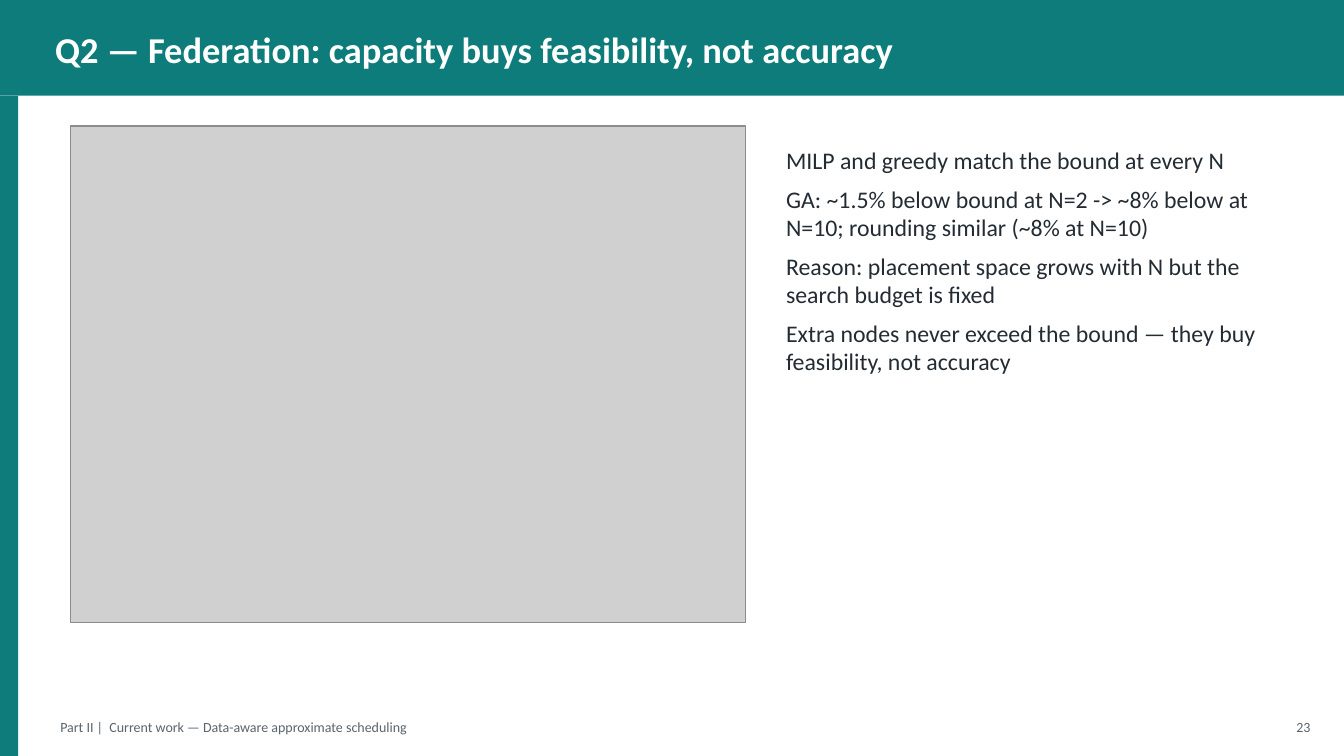
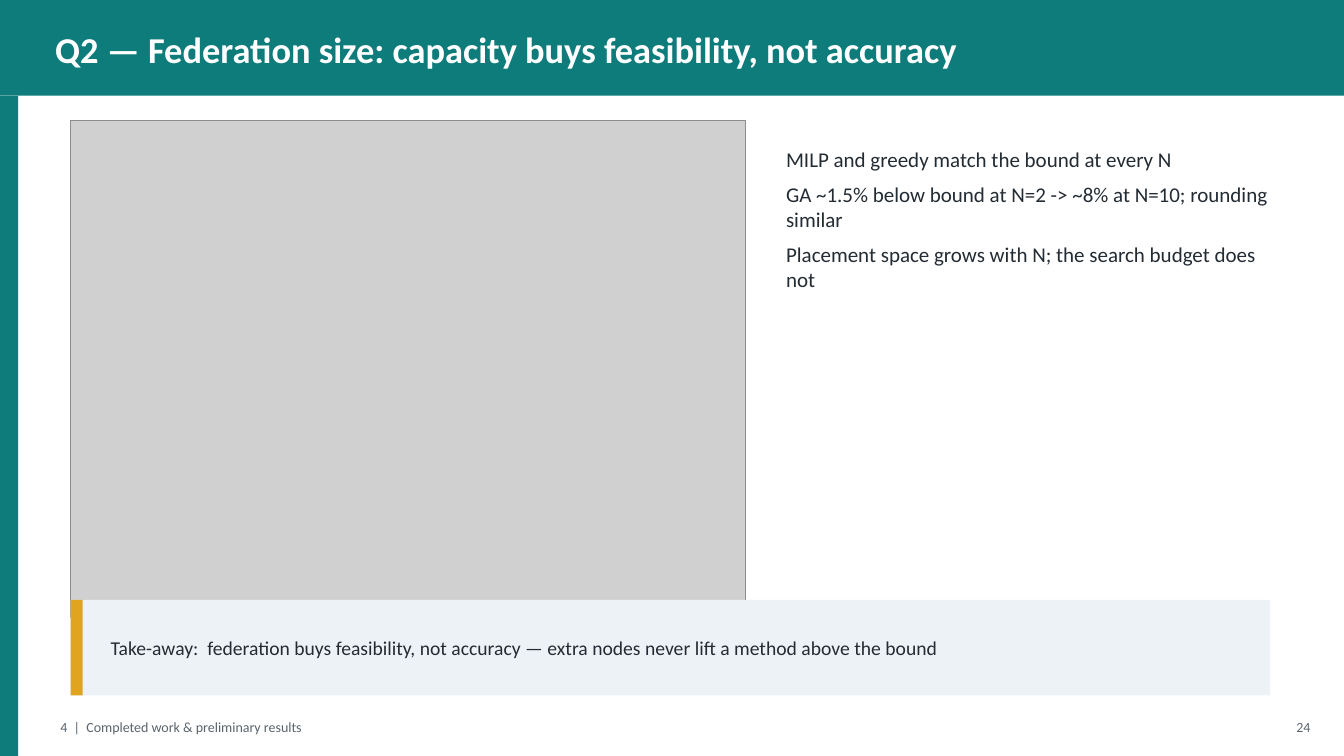
Before and after one commit to gayanigupta/data-aware-scheduling, a slide deck: slide 25 of slides/data-aware-scheduling.pptx (slide 24 before the commit). Drawn at 1344x756 pixels with LibreOffice and Linux fonts; fonts in the diff are those of the drawing; grey boxes stand for pictures. Boxes give left, top, right and bottom in pixels: in the first picture for what was removed or moved away, otherwise in the second. Text is boxed around its words. In the diff, an @@ line names an element or a change of style, - is before the commit and + after.

```diff
--- a/slides/data-aware-scheduling.pptx
+++ b/slides/data-aware-scheduling.pptx
@@ text at box(55, 37, 957, 69): text changed @@
-Q2 — Federation: capacity buys feasibility, not accuracy
+Q2 — Federation size: capacity buys feasibility, not accuracy
@@ picture: place and size @@
-picture at box(71, 126, 746, 623)
+picture at box(71, 121, 746, 618)
@@ text at box(786, 152, 1172, 171): size 17 to 15 pt in "MILP and greedy match the bound at ..." @@
@@ text at box(786, 187, 1267, 287): text changed; size 17 to 15 pt @@
-GA: ~1.5% below bound at N=2 -> ~8% below at N=10; rounding similar (~8% at N=10)
-Reason: placement space grows with N but the search budget is fixed
-Extra nodes never exceed the bound — they buy feasibility, not accuracy
+GA ~1.5% below bound at N=2 -> ~8% at N=10; rounding similar
+Placement space grows with N; the search budget does not
@@ rectangle added at box(71, 600, 1270, 696), fill #EDF2F7 @@
@@ rectangle added at box(71, 600, 83, 696), fill #E0A41E @@
@@ text added at box(111, 641, 937, 658), 14 pt, text #232B33 @@
+Take-away: federation buys feasibility, not accuracy — extra nodes never lift a method above the bound
@@ text at box(60, 722, 302, 734): text changed @@
-Part II | Current work — Data-aware approximate scheduling
+4 | Completed work & preliminary results
@@ text at box(1296, 723, 1310, 732): text changed @@
-23
+24
```
Also in this commit, not shown: 20 other slides changed, 24 slides added, 22 slides removed, 2 other files.
